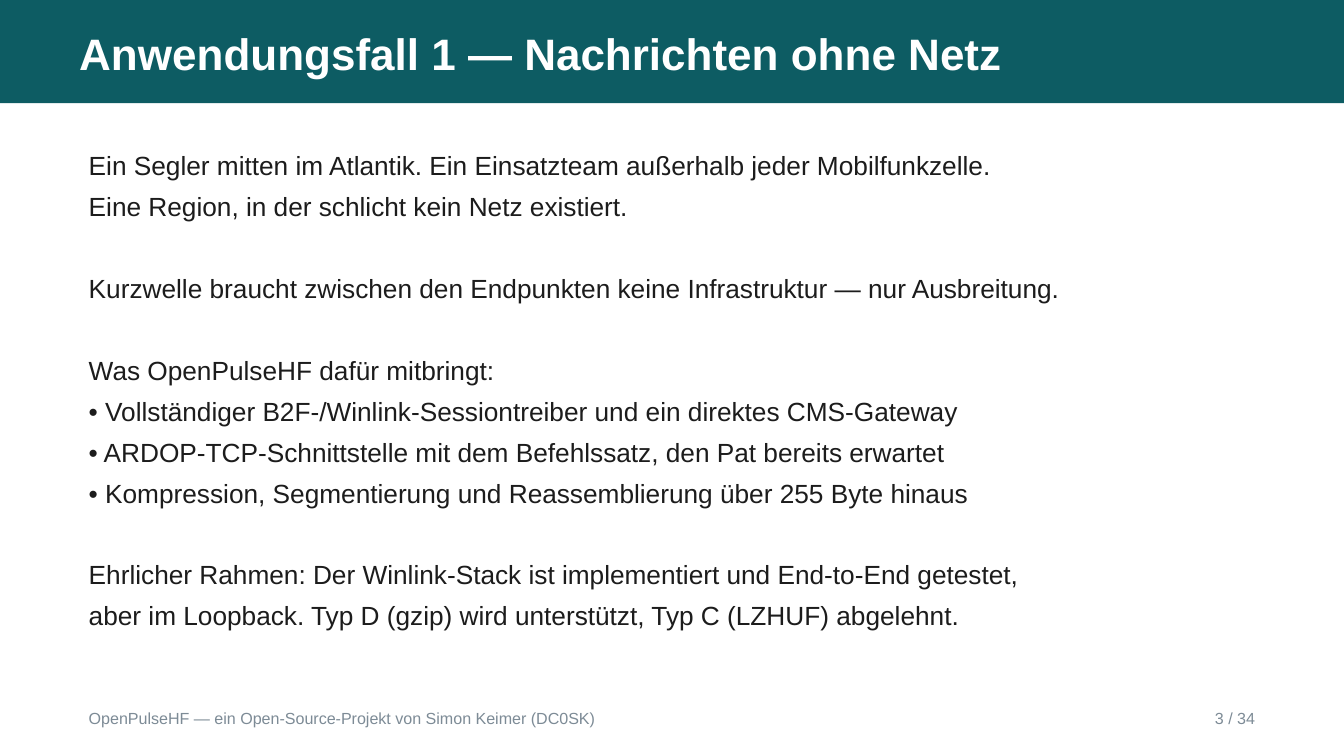
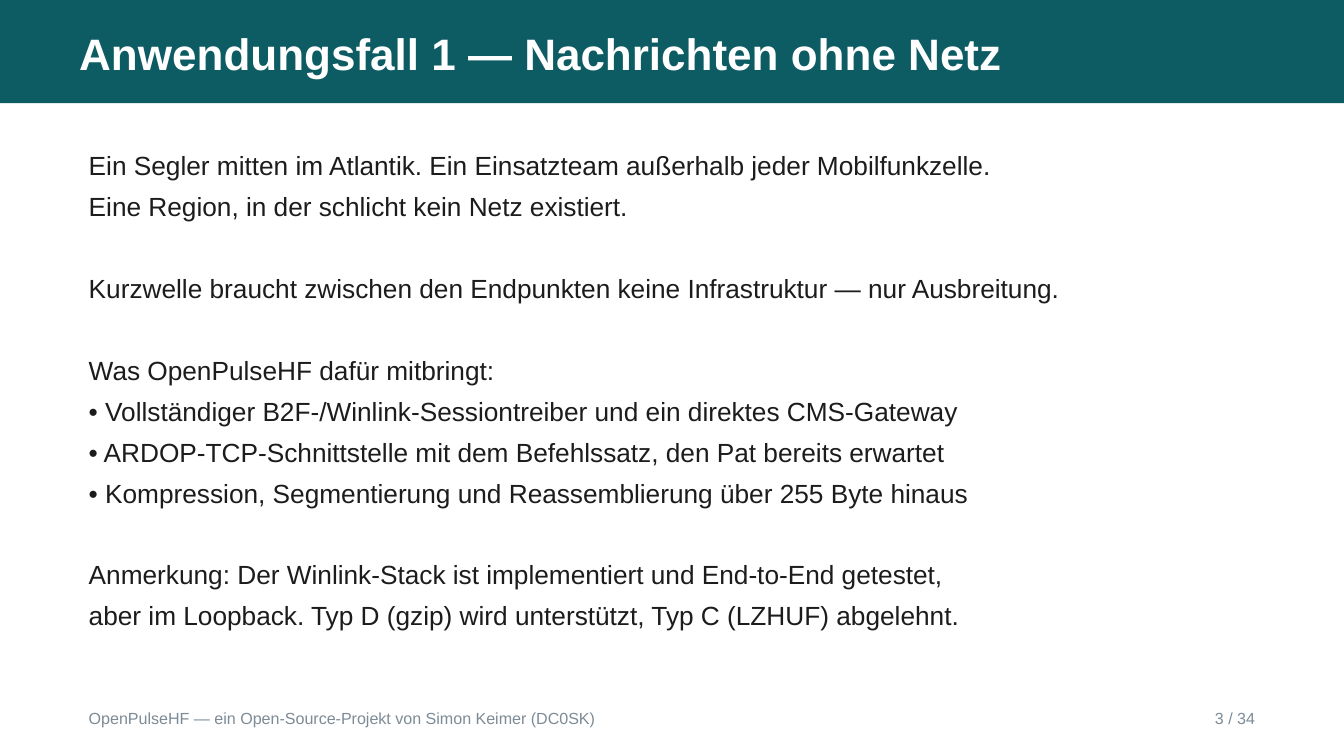
Before and after one commit to dc0sk/OpenPulseHF, a slide deck: slide 6 of docs/presentations/OpenPulseHF-Overview-DE.odp (slide 3 before the commit). Drawn at 1344x756 pixels with LibreOffice and Linux fonts; fonts in the diff are those of the drawing. Boxes give left, top, right and bottom in pixels: in the first picture for what was removed or moved away, otherwise in the second. Text is boxed around its words. In the diff, an @@ line names an element or a change of style, - is before the commit and + after.

```diff
--- a/docs/presentations/OpenPulseHF-Overview-DE.odp
+++ b/docs/presentations/OpenPulseHF-Overview-DE.odp
@@ text at bbox=[89, 565, 943, 590]: text changed @@
-Ehrlicher Rahmen: Der Winlink-Stack ist implementiert und End-to-End getestet,
+Anmerkung: Der Winlink-Stack ist implementiert und End-to-End getestet,
```
Also in this commit, not shown: 5 other slides changed, 3 slides added, 1 other file.
